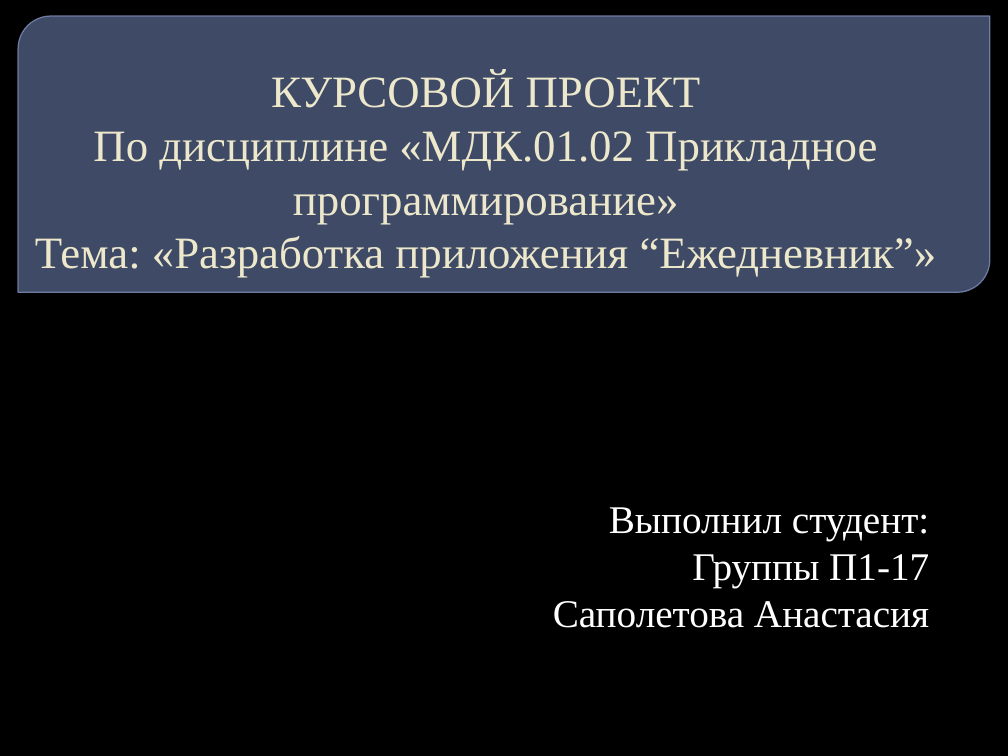
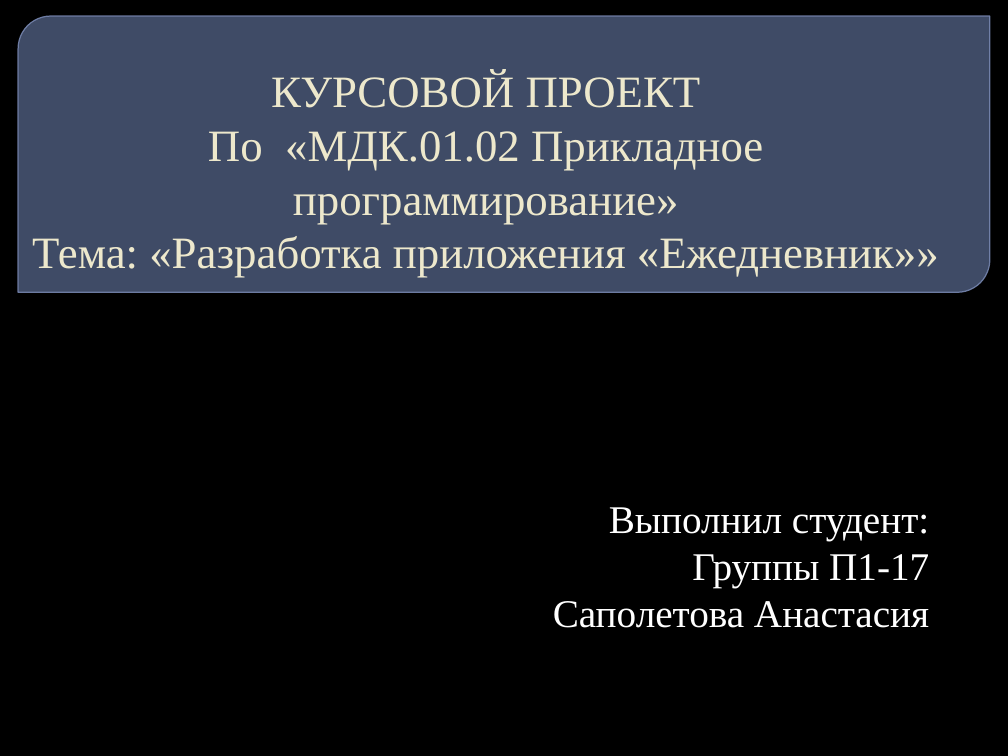
Before and after one commit to prog-kkkmt/p1-17, a slide deck: slide 1 of Курсовая/Презентация.pptx. Drawn at 1008x756 pixels with LibreOffice and Linux fonts; fonts in the diff are those of the drawing; background and template pictures are left out. Boxes give left, top, right and bottom in pixels: in the first picture for what was removed or moved away, otherwise in the second. Text is boxed around its words. In the diff, an @@ line names an element or a change of style, - is before the commit and + after.

```diff
--- a/Курсовая/Презентация.pptx
+++ b/Курсовая/Презентация.pptx
@@ title at bbox=[32, 73, 939, 278]: text changed @@
-КУРСОВОЙ ПРОЕКТ
-По дисциплине «МДК.01.02 Прикладное программирование»
-Тема: «Разработка приложения “Ежедневник”»
+КУРСОВОЙ ПРОЕКТ
+По «МДК.01.02 Прикладное программирование»
+Тема: «Разработка приложения «Ежедневник»»
```
Also in this commit, not shown: 2 other slides changed, 28 other files.
